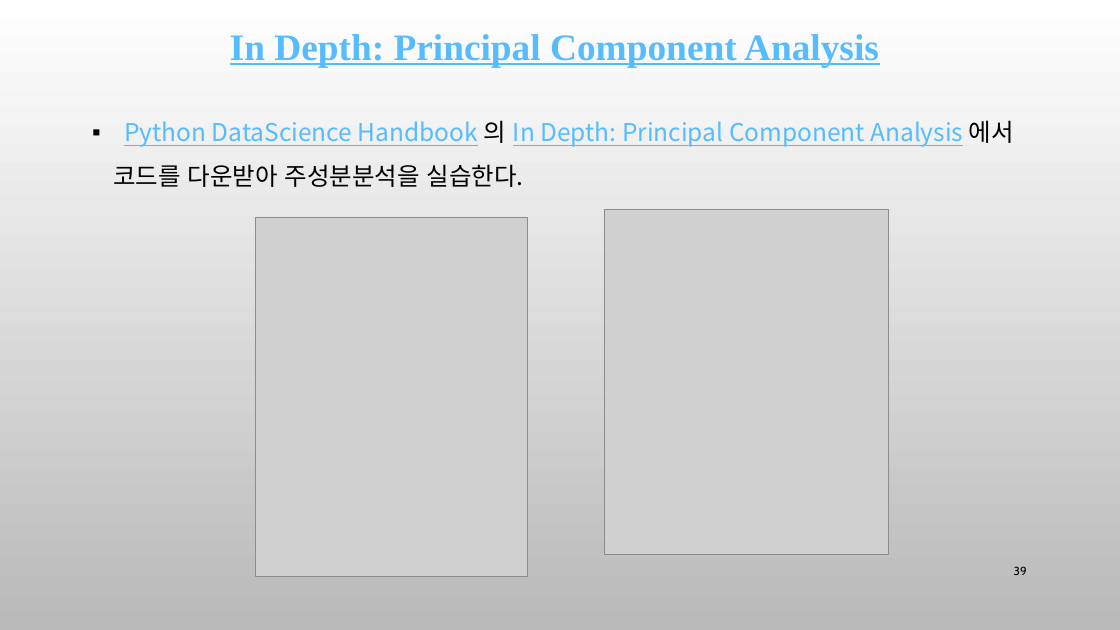
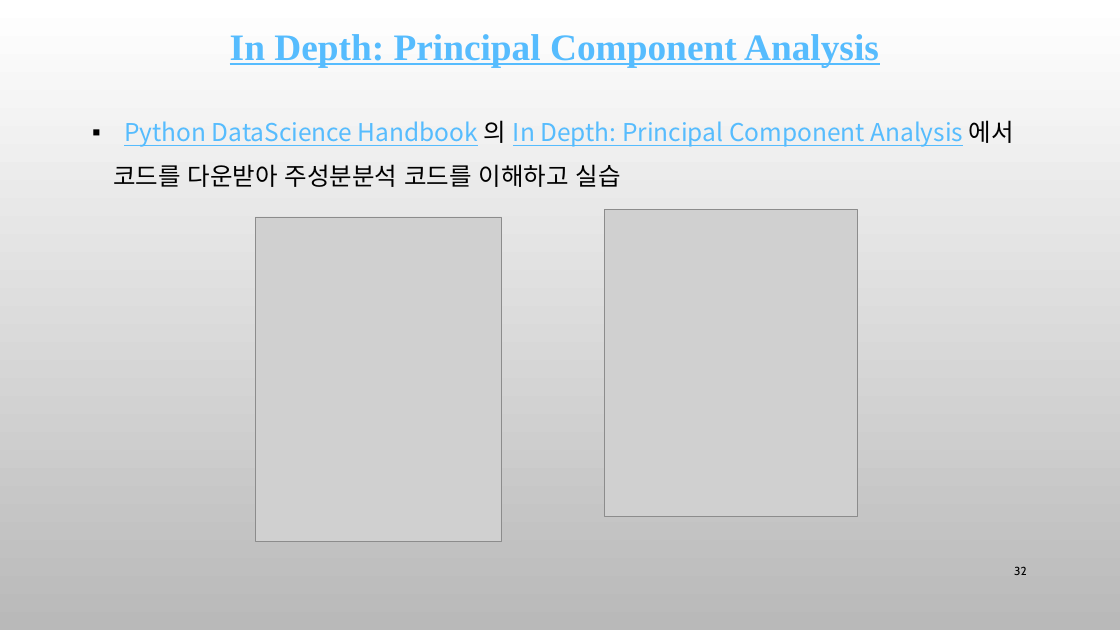
Before and after one commit to ancestor9/mathematics-for-machine-learning, a slide deck: slide 32 of w5_PCA_linear_transformation.pptx (slide 39 before the commit). Drawn at 1120x630 pixels with LibreOffice and Linux fonts; fonts in the diff are those of the drawing; grey boxes stand for pictures; background and template pictures are left out. Boxes give left, top, right and bottom in pixels: in the first picture for what was removed or moved away, otherwise in the second. Text is boxed around its words. In the diff, an @@ line names an element or a change of style, - is before the commit and + after.

```diff
--- a/w5_PCA_linear_transformation.pptx
+++ b/w5_PCA_linear_transformation.pptx
@@ text at (113,120,1014,187): text changed @@
-▪ Python DataScience Handbook 의 In Depth: Principal Component Analysis 에서 코드를 다운받아 주성분분석을 실습한다.
+▪ Python DataScience Handbook 의 In Depth: Principal Component Analysis 에서 코드를 다운받아 주성분분석 코드를 이해하고 실습
@@ picture: place and size @@
-picture at (255,217,528,576)
+picture at (255,217,501,541)
@@ picture: place and size @@
-picture at (604,210,889,555)
+picture at (604,210,857,517)
@@ page number at (1014,566,1026,575): text changed @@
-39
+32
```
Also in this commit, not shown: 12 other slides changed, 1 slide added, 5 slides removed.
